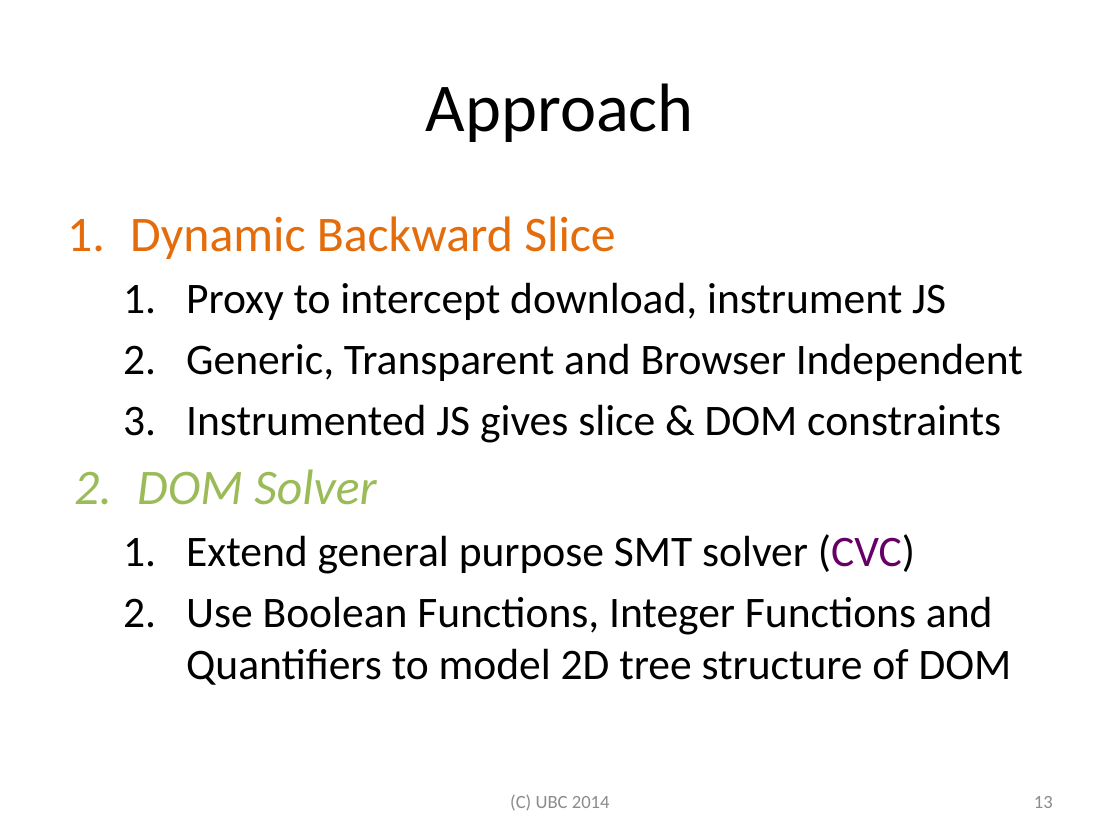
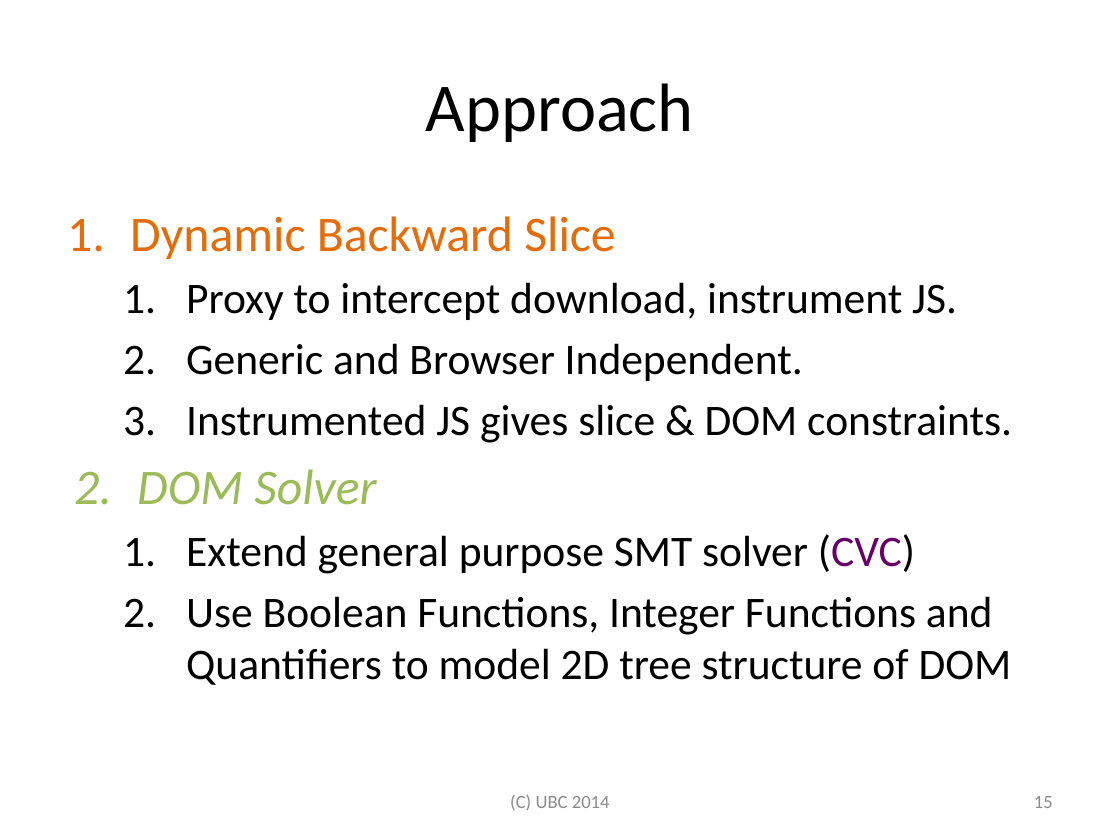
Before and after one commit to jamestklo/ConcolicJS, a slide deck: slide 16 of docs/csRPE-tkloReport.pptx (slide 14 before the commit). Drawn at 1120x840 pixels with LibreOffice and Linux fonts; fonts in the diff are those of the drawing. Boxes give left, top, right and bottom in pixels: in the first picture for what was removed or moved away, otherwise in the second. Text is boxed around its words. In the diff, an @@ line names an element or a change of style, - is before the commit and + after.

```diff
--- a/docs/csRPE-tkloReport.pptx
+++ b/docs/csRPE-tkloReport.pptx
@@ text at <box>186,282,1012,443</box>: text changed @@
-  1. Proxy to intercept download, instrument JS
-  2. Generic, Transparent and Browser Independent
-  3. Instrumented JS gives slice & DOM constraints
+  1. Proxy to intercept download, instrument JS.
+  2. Generic and Browser Independent.
+  3. Instrumented JS gives slice & DOM constraints.
@@ page number at <box>1034,796,1053,808</box>: text changed @@
-13
+15
```
Also in this commit, not shown: 24 other slides changed, 5 slides added, 3 slides removed, 7 other files.
